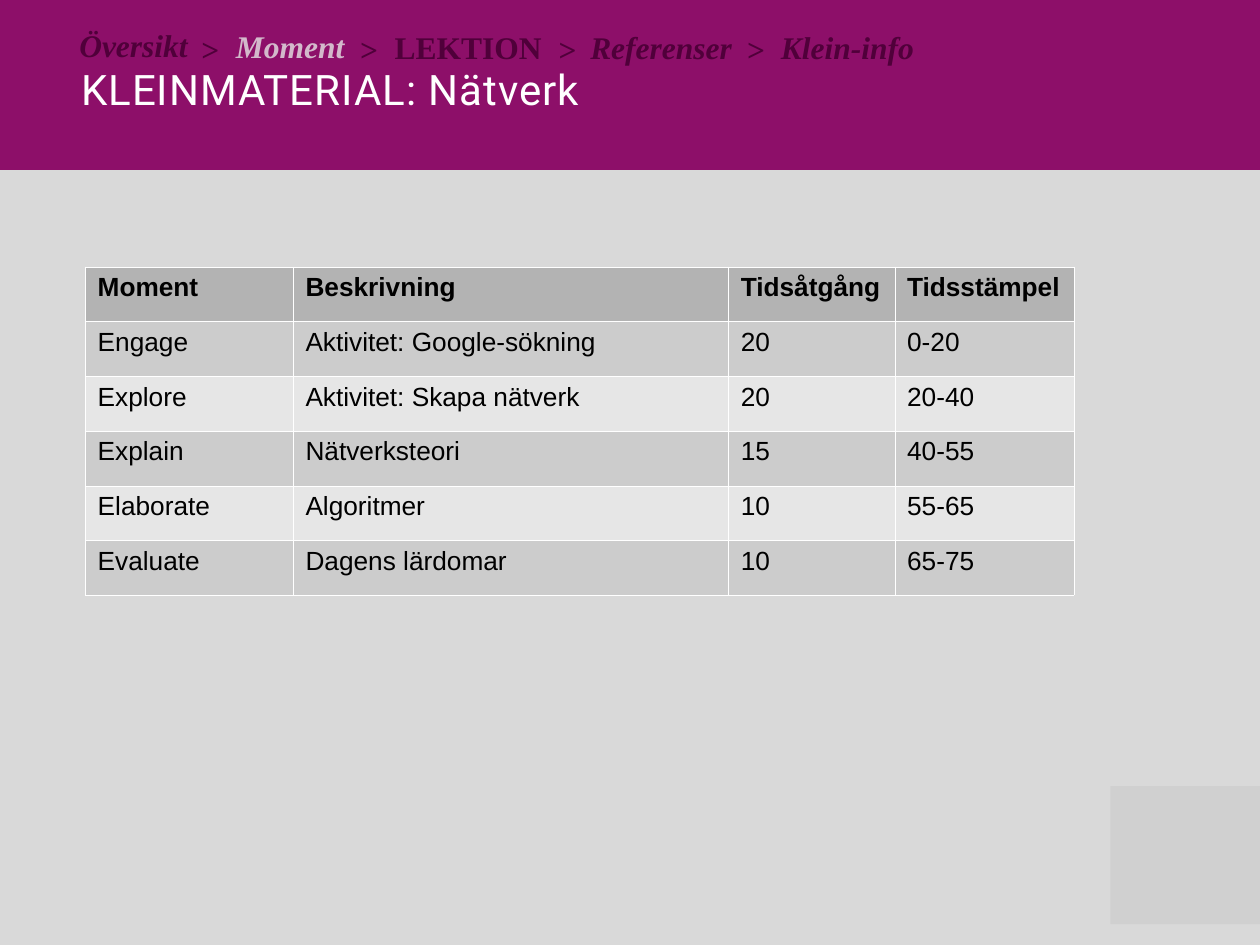
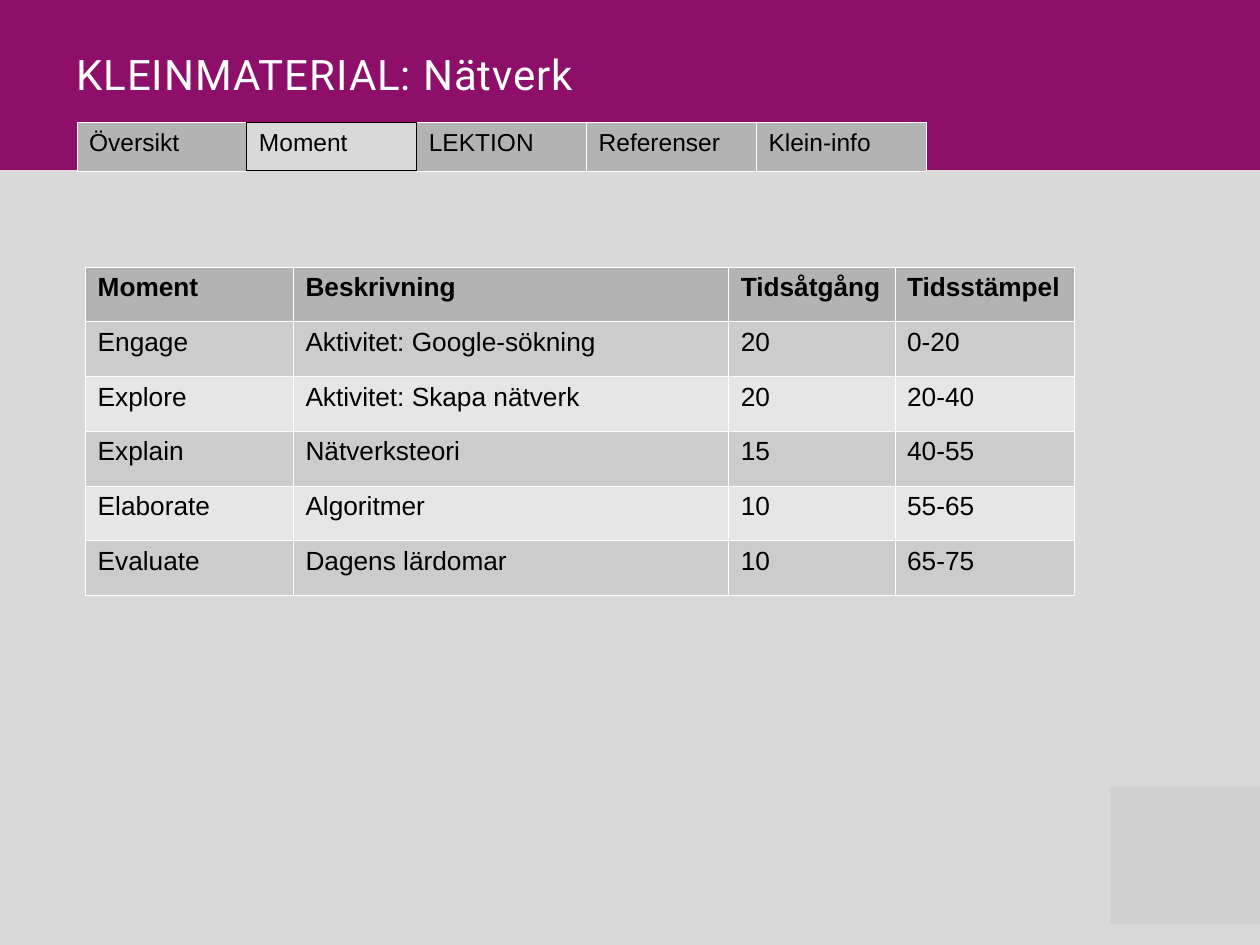
Before and after one commit to Niwsters/teaching-materials-thesis, a slide deck: slide 2 of revisions/2017-nätverk/material_nätverk_revision.pptx. Drawn at 1260x945 pixels with LibreOffice and Linux fonts; fonts in the diff are those of the drawing; grey boxes stand for pictures. Boxes give left, top, right and bottom in pixels: in the first picture for what was removed or moved away, otherwise in the second. Text is boxed around its words. In the diff, an @@ line names an element or a change of style, - is before the commit and + after.

Commit message:
Completed a revision on nätverk, polished a part in Discussion and locked ASD-picture so that it would show up in the correct spot.

```diff
--- a/revisions/2017-nätverk/material_nätverk_revision.pptx
+++ b/revisions/2017-nätverk/material_nätverk_revision.pptx
@@ text "KLEINMATERIAL: Nätverk": place and size @@
-text "KLEINMATERIAL: Nätverk" at <box>81,73,579,106</box>
+text "KLEINMATERIAL: Nätverk" at <box>76,58,573,91</box>
@@ group removed at <box>200,30,781,62</box>: 5 texts @@
->
-Moment
->
->
->
@@ table added at <box>77,122,927,170</box>, 1 rows, 5 columns @@
+Översikt | Moment | LEKTION | Referenser | Klein-info
```
Also in this commit, not shown: 9 other slides changed, 2 other files.
